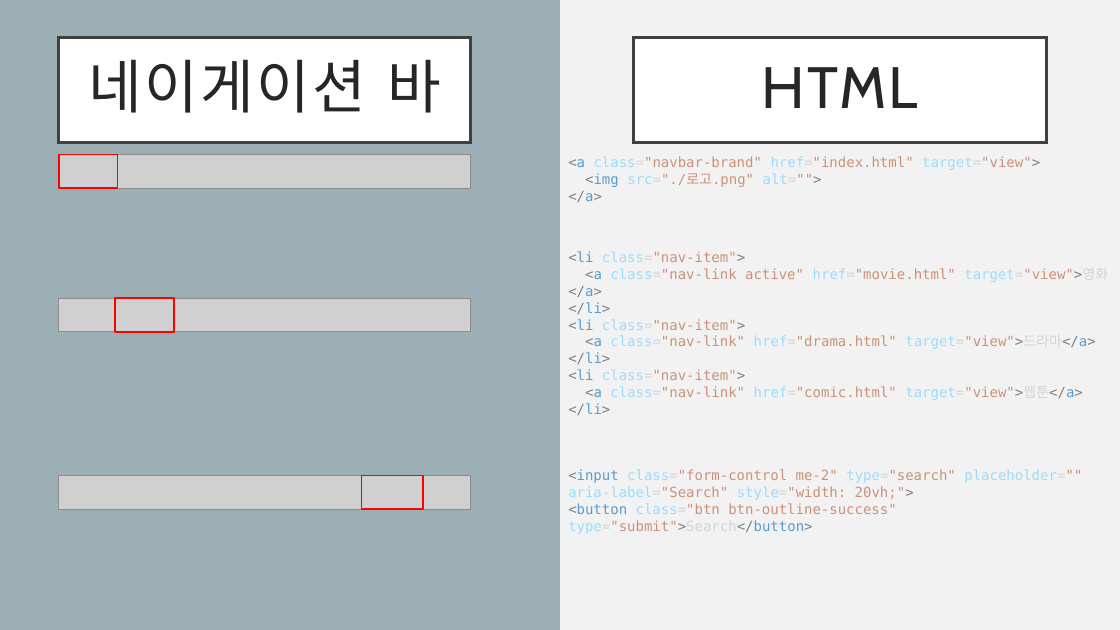
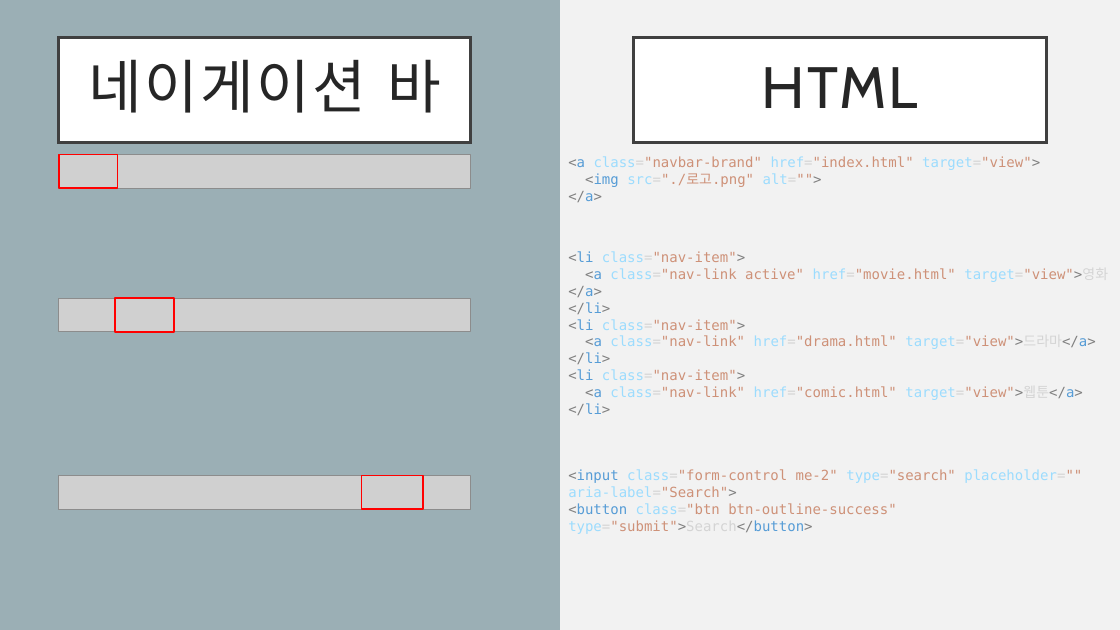
Before and after one commit to gyudong0908/practice_html, a slide deck: slide 4 of HTML + CSS 웹 사이트.pptx. Drawn at 1120x630 pixels with LibreOffice and Linux fonts; fonts in the diff are those of the drawing; grey boxes stand for pictures. Boxes give left, top, right and bottom in pixels: in the first picture for what was removed or moved away, otherwise in the second. Text is boxed around its words. In the diff, an @@ line names an element or a change of style, - is before the commit and + after.

```diff
--- a/HTML + CSS 웹 사이트.pptx
+++ b/HTML + CSS 웹 사이트.pptx
@@ text at <box>568,469,1082,497</box>: text changed @@
-<input class="form-control me-2" type="search" placeholder="" aria-label="Search" style="width: 20vh;">
+<input class="form-control me-2" type="search" placeholder="" aria-label="Search">
```
Also in this commit, not shown: 5 other slides changed.
